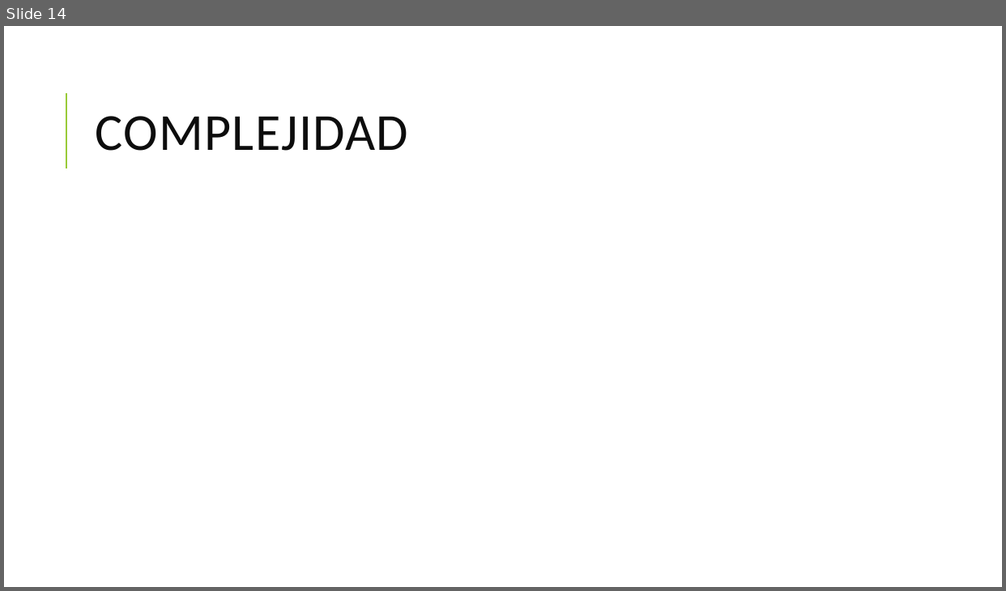
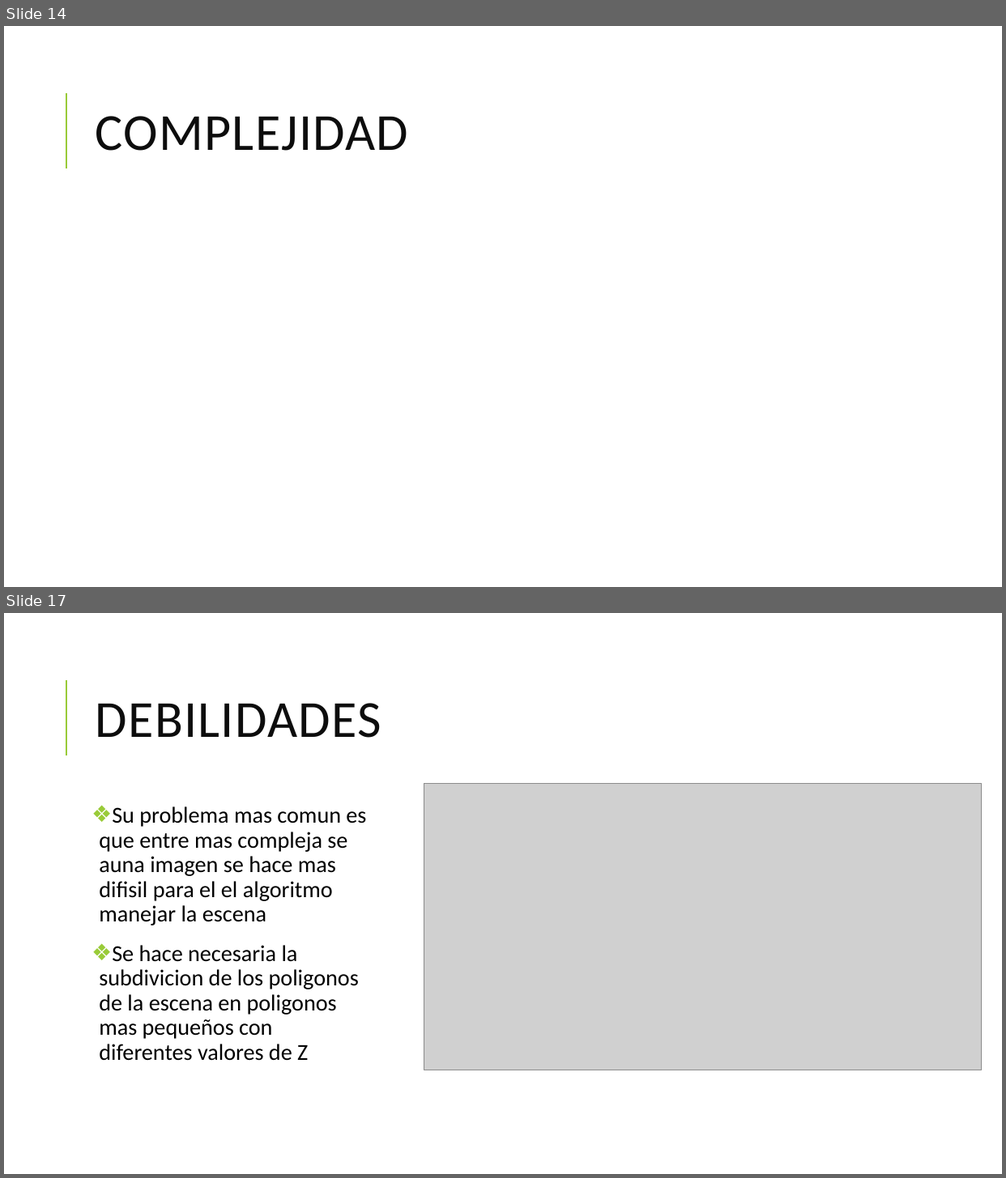
Before and after one commit to MogGy94/paintersAlg, a slide deck: ALGOritmo del Pintor.pptx. Shown one above the other, each under a label of ours: slide 14 before the commit, slides 14 and 17 after it; the slides between them are not shown. The pictures are 1006x591 and 1006x1178 pixels, drawn with LibreOffice and Linux fonts; fonts in the diff are those of the drawing; grey boxes stand for pictures. Boxes give left, top, right and bottom in pixels: in the first picture for what was removed or moved away, otherwise in the second. Text is boxed around its words. In the diff, an @@ line names an element or a change of style, - is before the commit and + after.

```diff
--- a/ALGOritmo del Pintor.pptx
+++ b/ALGOritmo del Pintor.pptx
@@ slide 17 added at (x1=4, y1=613, x2=1002, y2=1174), background #FFFFFF; not listed: 1 template element that a slide beside it also shows @@
@@ title added at (x1=96, y1=703, x2=381, y2=738), 50 pt, text #0D0D0D @@
+DEBILIDADES
@@ text added at (x1=99, y1=807, x2=366, y2=1061), 22 pt, text #000000 @@
+❖ Su problema mas comun es que entre mas compleja se auna imagen se hace mas difisil para el el algoritmo manejar la escena
+❖ Se hace necesaria la subdivicion de los poligonos de la escena en poligonos mas pequeños con diferentes valores de Z
@@ picture added at (x1=424, y1=784, x2=982, y2=1071) @@
```
Also in this commit, not shown: 10 slides changed, 2 other slides added.
